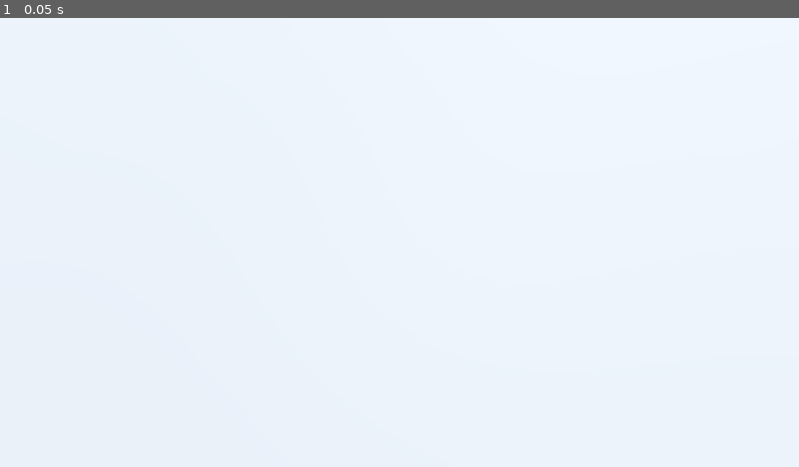
Above: before the commit, frame 1.
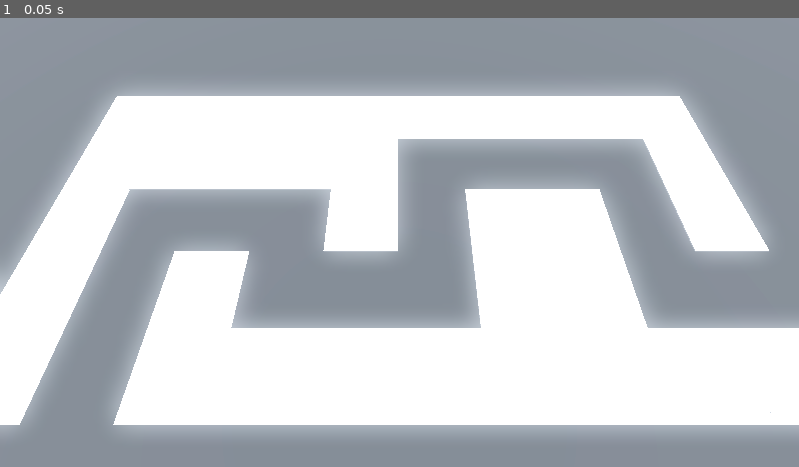
Above: after the commit, the same moment.

Repository: SugarF0x/barblast-3d
Game: Godot game, scene res://BaseLevel.tscn
The game is run twice, just before and just after one commit, with the same random seed, the same clock (stepped at 60 frames per second) and the same inputs. The project has no main scene, so this scene is started directly.
Inputs:
- Up to frame 1 (0.05 s): no input

The runs differ from the first frame. In frame 1, 56% of the frame differs, in the area x 0-100%, y 0-100%.

Commit message:
add basic grid map to base level

Diff:
--- a/BaseLevel.tscn
+++ b/BaseLevel.tscn
@@ -1,4 +1,6 @@
-[gd_scene load_steps=4 format=3 uid="uid://drh3kj7778ibt"]
+[gd_scene load_steps=6 format=3 uid="uid://drh3kj7778ibt"]
+
+[ext_resource type="MeshLibrary" uid="uid://cesoulgt1yff5" path="res://MeshLibraries/SpaceLibrary.tres" id="1_j15wq"]
 
 [sub_resource type="ProceduralSkyMaterial" id="ProceduralSkyMaterial_mwvmm"]
 sky_horizon_color = Color(0.64625, 0.65575, 0.67075, 1)
@@ -13,7 +15,11 @@
 tonemap_mode = 2
 glow_enabled = true
 
+[sub_resource type="StandardMaterial3D" id="StandardMaterial3D_jvajy"]
+albedo_color = Color(0.266667, 0.266667, 0.266667, 1)
+
 [node name="BaseLevel" type="Node3D"]
+transform = Transform3D(1, 0, 0, 0, 1, 0, 0, 0, 1, -2.6647, 1.90288, -1.82866)
 
 [node name="WorldEnvironment" type="WorldEnvironment" parent="."]
 environment = SubResource("Environment_ad6ns")
@@ -25,6 +31,16 @@
 [node name="CSGBox3D" type="CSGBox3D" parent="."]
 transform = Transform3D(1, 0, 0, 0, 1, 0, 0, 0, 1, 0, -1, 0)
 size = Vector3(100, 2, 100)
+material = SubResource("StandardMaterial3D_jvajy")
 
 [node name="Camera3D" type="Camera3D" parent="."]
 transform = Transform3D(1, 0, 0, 0, 0.422618, 0.906308, 0, -0.906308, 0.422618, 0, 14.5, 9.5)
+
+[node name="GridMap" type="GridMap" parent="."]
+transform = Transform3D(1, 0, 0, 0, 1, 0, 0, 0, 1, -0.0924239, 0, -0.724173)
+mesh_library = ExtResource("1_j15wq")
+cell_size = Vector3(4, 4, 4)
+cell_center_y = false
+data = {
+"cells": PackedInt32Array(65531, 65534, 0, 65531, 65535, 0, 65531, 0, 0, 65531, 1, 0, 65531, 2, 0, 65532, 65534, 0, 65533, 65534, 0, 65533, 2, 0, 65534, 65534, 0, 65534, 2, 0, 65535, 65534, 0, 65535, 2, 0, 0, 65534, 0, 0, 2, 0, 1, 65534, 0, 1, 2, 0, 2, 65534, 0, 2, 2, 0, 3, 65534, 0, 3, 2, 0, 4, 65534, 0, 4, 65535, 0, 4, 0, 0, 4, 2, 0, 2, 1, 0, 2, 0, 0, 1, 0, 0, 1, 1, 0, 65535, 0, 0, 65535, 65535, 0, 65534, 65535, 0, 65533, 65535, 0, 65532, 65535, 0, 65533, 1, 0)
+}
